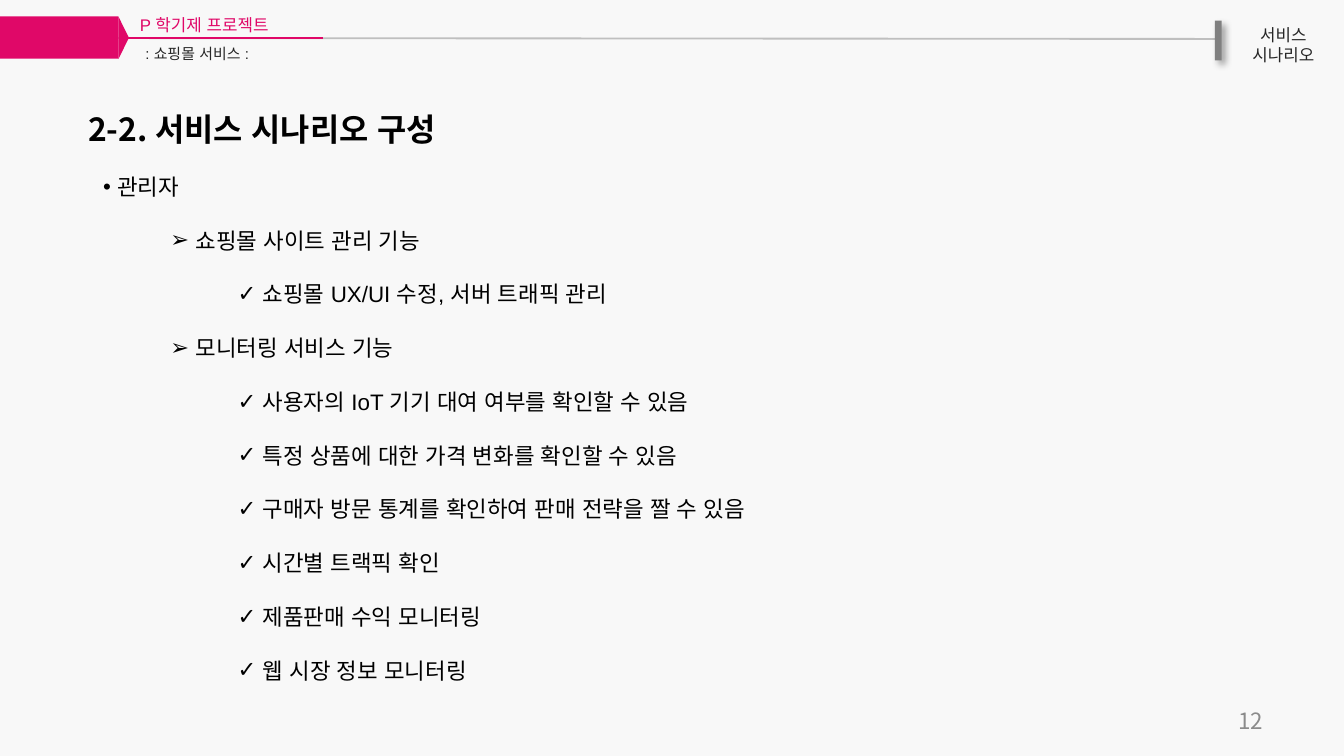
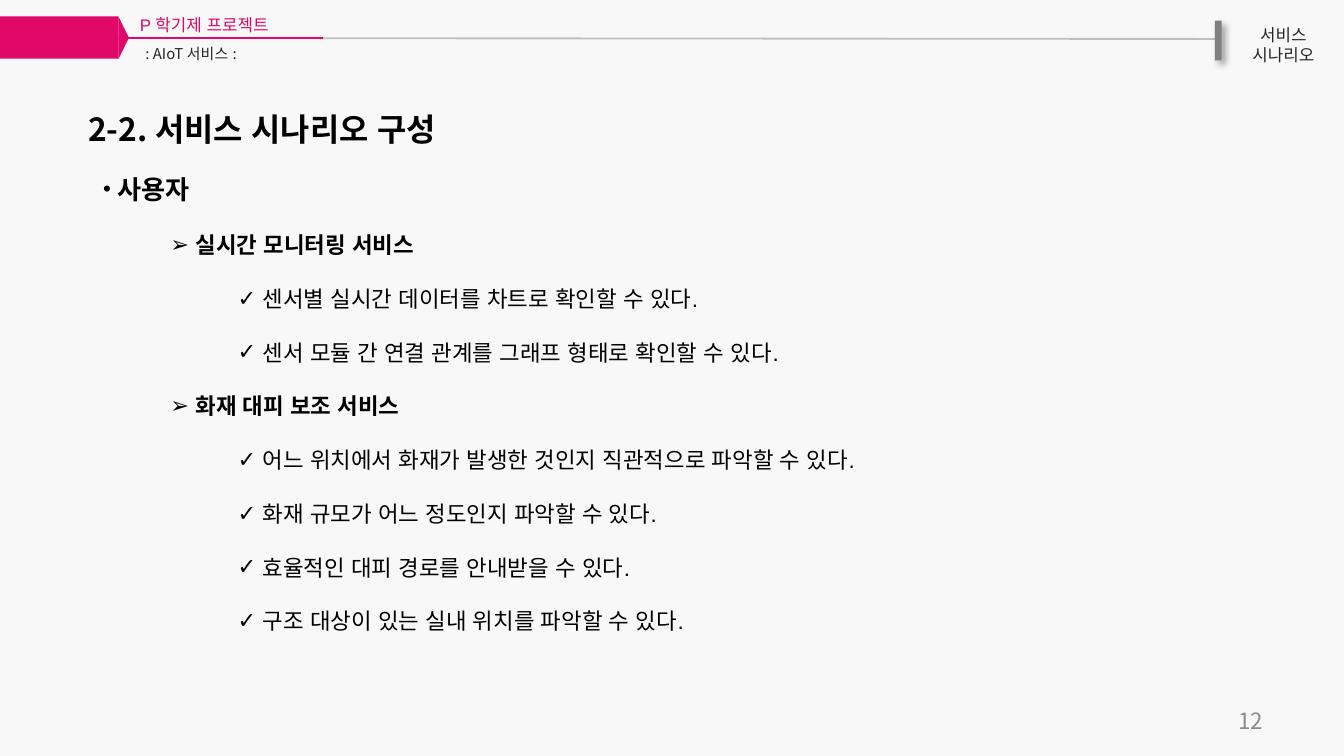
Before and after one commit to GCUpProject/P1, a slide deck: slide 15 of Presentation/P프로젝트-1조 제안서.pptx (slide 17 before the commit). Drawn at 1344x756 pixels with LibreOffice and Linux fonts; fonts in the diff are those of the drawing. Boxes give left, top, right and bottom in pixels: in the first picture for what was removed or moved away, otherwise in the second. Text is boxed around its words. In the diff, an @@ line names an element or a change of style, - is before the commit and + after.

Commit message:
제안서 업데이트
필요한 내용은 채워 넣은 상태입니다.
디자인적 수정, 발표 PPT 제작 후 일부 내용 수정, 일정 부분 작성이 필요합니다.

```diff
--- a/Presentation/P프로젝트-1조 제안서.pptx
+++ b/Presentation/P프로젝트-1조 제안서.pptx
@@ text at [153,46,228,60]: text changed; font Arial to Noto Sans CJK KR @@
-: 쇼핑몰 서비스 :
+: AIoT 서비스 :
@@ text at [117,177,855,631]: text changed @@
-• 관리자
-  ➢ 쇼핑몰 사이트 관리 기능
-    ✓ 쇼핑몰 UX/UI 수정, 서버 트래픽 관리
-  ➢ 모니터링 서비스 기능
-    ✓ 사용자의 IoT 기기 대여 여부를 확인할 수 있음
-    ✓ 특정 상품에 대한 가격 변화를 확인할 수 있음
-    ✓ 구매자 방문 통계를 확인하여 판매 전략을 짤 수 있음
-    ✓ 시간별 트랙픽 확인
-    ✓ 제품판매 수익 모니터링
-    ✓ 웹 시장 정보 모니터링
+• 사용자
+  ➢ 실시간 모니터링 서비스
+    ✓ 센서별 실시간 데이터를 차트로 확인할 수 있다.
+    ✓ 센서 모듈 간 연결 관계를 그래프 형태로 확인할 수 있다.
+  ➢ 화재 대피 보조 서비스
+    ✓ 어느 위치에서 화재가 발생한 것인지 직관적으로 파악할 수 있다.
+    ✓ 화재 규모가 어느 정도인지 파악할 수 있다.
+    ✓ 효율적인 대피 경로를 안내받을 수 있다.
+    ✓ 구조 대상이 있는 실내 위치를 파악할 수 있다.
```
Also in this commit, not shown: 14 other slides changed, 5 slides added, 7 slides removed.
